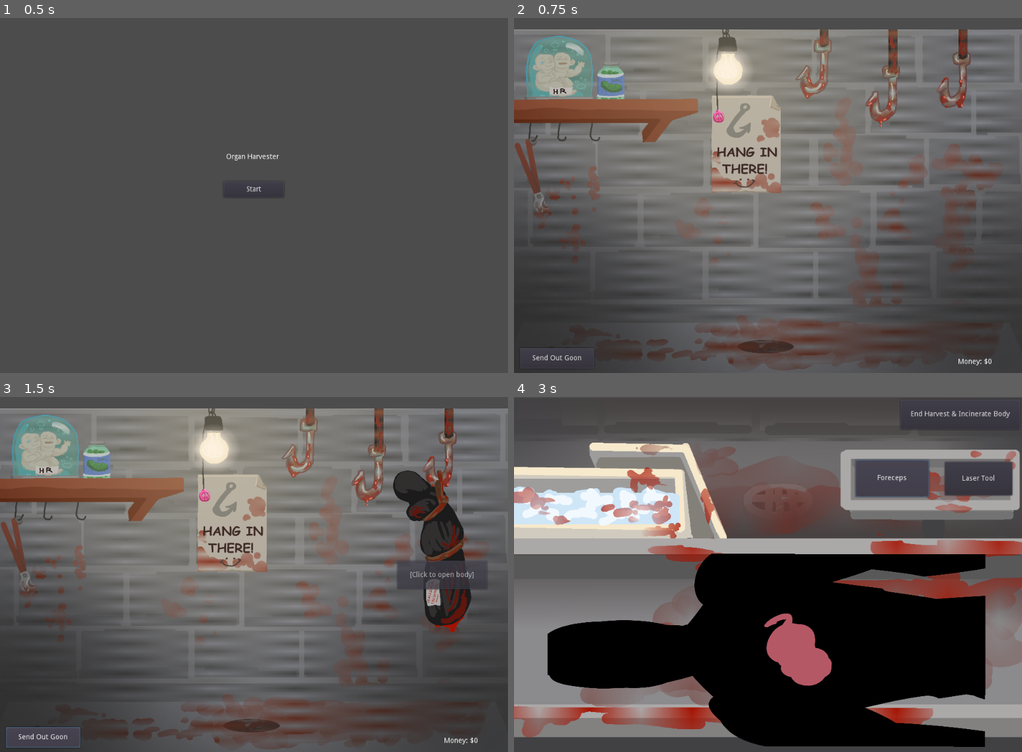
Above: before the commit, frames 1-4 (two rows, left to right).
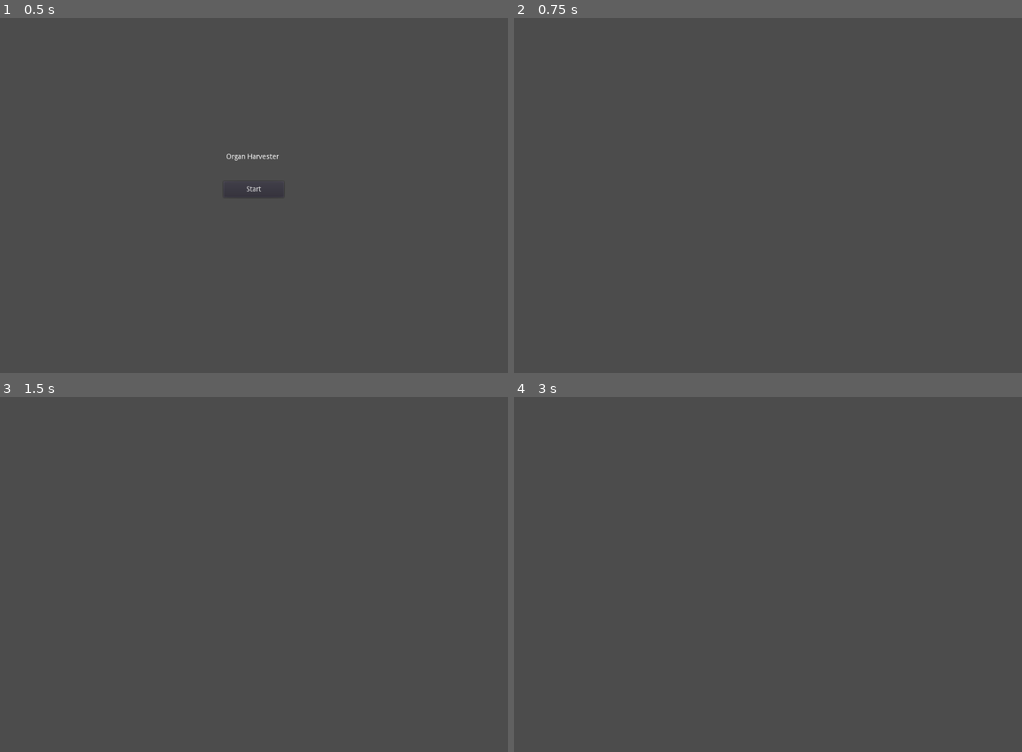
Above: after the commit, the same moments.

Repository: HelmetBugg/OrganHarvester
Game: Godot game, scene res://Main.tscn
Two runs of this game, one before a commit and one after it. Both use one fixed random seed, a clock stepped at 60 frames per second and the inputs below.
Inputs (mouse positions are in pixels of both pictures, inside the frame that each line leads up to):
- Up to frame 1 (0.5 s): no input
- Up to frame 2 (0.75 s): click "Start" at 0.5 s
- Up to frame 3 (1.5 s): click (40, 737) at 1.25 s, where only the run before the commit has a clickable "Send Out Goon"
- Up to frame 4 (3 s): click (955, 574) at 2 s, where only the run before the commit has a clickable "[Click to open body]"; click (889, 478) at 2.75 s, where only the run before the commit has a clickable "Foreceps"

Frame 1 is identical in both runs. In frame 2, 58% of the frame differs, in the area x 0-100%, y 3-100%; in frame 3, 59%; in frame 4, 73%, in the area x 0-100%, y 0-99%.

Commit message:
updated money and make organs disappear when over icebox.

Diff:
--- a/basement.tscn
+++ b/basement.tscn
@@ -1,8 +1,9 @@
-[gd_scene load_steps=4 format=2]
+[gd_scene load_steps=5 format=2]
 
 [ext_resource path="res://body.tscn" type="PackedScene" id=1]
 [ext_resource path="res://GoonButton.gd" type="Script" id=2]
 [ext_resource path="res://art/basement_bg.png" type="Texture" id=3]
+[ext_resource path="res://Money_Handler.gd" type="Script" id=4]
 
 [node name="Node2D" type="Node2D"]
 
@@ -28,11 +29,14 @@
 [node name="body3" parent="." instance=ExtResource( 1 )]
 position = Vector2( 492, 91 )
 
+[node name="InstanceContainer" type="Node" parent="."]
+
 [node name="Money_Count" type="Label" parent="."]
-margin_left = 874.0
-margin_top = 671.0
-margin_right = 987.0
-margin_bottom = 697.0
+margin_left = 884.0
+margin_top = 670.0
+margin_right = 997.0
+margin_bottom = 696.0
 text = "Money: $0"
+script = ExtResource( 4 )
 
 [connection signal="pressed" from="GoonButton" to="GoonButton" method="_on_GoonButton_pressed"]
--- a/body.gd
+++ b/body.gd
@@ -24,4 +24,5 @@
 	var operating_room_scene = load("res://operation_room.tscn")
 	var instance = operating_room_scene.instance()
 	instance.current_body = self
+	#get_node("../InstanceContainer").add_child(instance)
 	get_parent().add_child(instance)
--- a/operation_room.gd
+++ b/operation_room.gd
@@ -5,8 +5,10 @@
 func _ready():
 	spawnOrgans()
 
+
 func spawnOrgans():
 	print("spawned em")
+
 
 func _on_Button3_pressed():
 	current_body.toggle_occupied()
--- a/operation_room.tscn
+++ b/operation_room.tscn
@@ -23,11 +23,11 @@
 scale = Vector2( 0.5025, 0.498571 )
 texture = ExtResource( 5 )
 
-[node name="Area2D" type="Area2D" parent="."]
+[node name="Icebox" type="Area2D" parent="."]
 position = Vector2( 496, 349 )
 input_pickable = false
 
-[node name="CollisionShape2D" type="CollisionShape2D" parent="Area2D"]
+[node name="CollisionShape2D" type="CollisionShape2D" parent="Icebox"]
 position = Vector2( -315, -188 )
 shape = SubResource( 1 )
 
@@ -65,9 +65,9 @@
 shape = SubResource( 2 )
 
 [node name="graphic" type="Sprite" parent="Body"]
-position = Vector2( 525.953, 81.0449 )
+position = Vector2( 527.488, 62.3226 )
 rotation = -1.56865
-scale = Vector2( 0.210739, 0.344588 )
+scale = Vector2( 0.189932, 0.285841 )
 texture = ExtResource( 2 )
 
 [node name="test_organ" type="KinematicBody2D" parent="."]
@@ -84,5 +84,7 @@
 position = Vector2( 342.25, 490.5 )
 shape = SubResource( 3 )
 
+[connection signal="body_entered" from="Icebox" to="test_organ" method="_on_Icebox_body_entered"]
+[connection signal="body_exited" from="Icebox" to="test_organ" method="_on_Icebox_body_exited"]
 [connection signal="pressed" from="Button3" to="." method="_on_Button3_pressed"]
 [connection signal="input_event" from="test_organ" to="test_organ" method="_on_test_organ_input_event"]
--- a/test_organ.gd
+++ b/test_organ.gd
@@ -3,23 +3,48 @@
 var dragging = false
 signal dragsignal;
 var grabbed_offset = Vector2()
+var original_position = Vector2()
+var over_icebox = false
+export var price = 5000
 
 func _ready():
 	connect("dragsignal",self,"_set_drag_pc")
 
+
 func _process(delta):
 	if dragging:
 		var mousepos = get_viewport().get_mouse_position()
-		#self.position = Vector2(mousepos.x, mousepos.y)
 		position = get_global_mouse_position() + grabbed_offset
+
 
 func _set_drag_pc():
 	dragging=!dragging
 
+
 func _on_test_organ_input_event(viewport, event, shape_idx):
 	if event is InputEventMouseButton:
-		grabbed_offset = position - get_global_mouse_position()
+		# On click
 		if event.button_index == BUTTON_LEFT and event.pressed:
+			grabbed_offset = position - get_global_mouse_position()
+			original_position = position
 			emit_signal("dragsignal")
+
+		# On release
 		elif event.button_index == BUTTON_LEFT and !event.pressed:
+			if over_icebox:
+				print("iceboxed!")
+				var money_handler = get_parent().get_node("../Money_Count")
+				money_handler.money += price
+				money_handler.update()
+				self.queue_free()
+			else:
+				position = original_position
 			emit_signal("dragsignal")
+
+
+func _on_Icebox_body_entered(area):
+	over_icebox = true
+
+
+func _on_Icebox_body_exited(body):
+	over_icebox = false
Binary file changed: art/operation_room_bg.png
